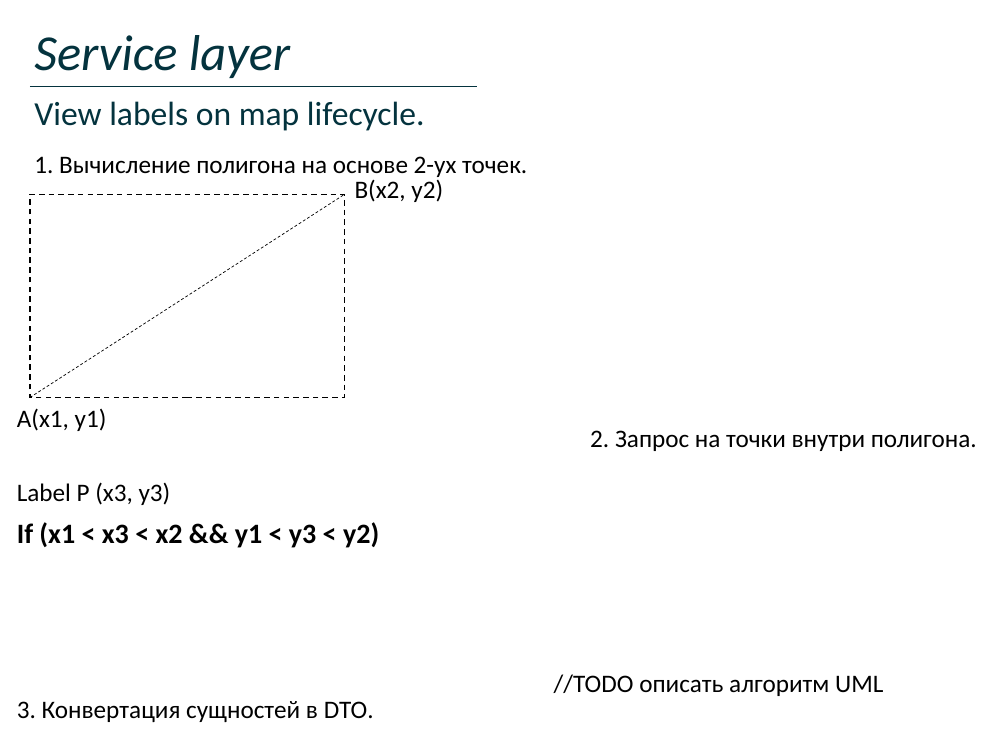
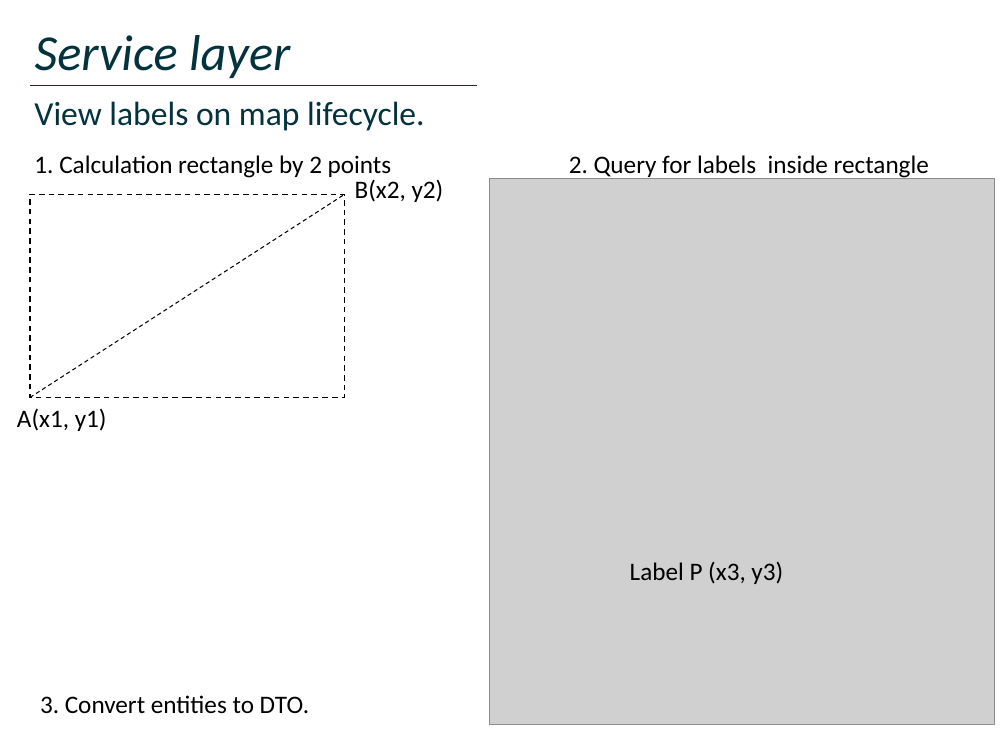
Before and after one commit to DmitriyLy/travel_portal, a slide deck: slide 15 of docs/Travel Portal.pptx (slide 13 before the commit). Drawn at 1008x756 pixels with LibreOffice and Linux fonts; fonts in the diff are those of the drawing; grey boxes stand for pictures. Boxes give left, top, right and bottom in pixels: in the first picture for what was removed or moved away, otherwise in the second. Text is boxed around its words. In the diff, an @@ line names an element or a change of style, - is before the commit and + after.

```diff
--- a/docs/Travel Portal.pptx
+++ b/docs/Travel Portal.pptx
@@ text at (34, 155, 392, 178): text changed @@
-1. Вычисление полигона на основе 2-ух точек.
+1. Calculation rectangle by 2 points
@@ picture added at (489, 178, 994, 724) @@
@@ text added at (569, 155, 929, 179), 18 pt, text #000000 @@
+2. Query for labels inside rectangle
@@ line (30, 397) - (345, 195): stroke #000000 0.5 pt dashed to #000000 0.75 pt dashed @@
@@ text removed at (590, 430, 977, 451) @@
-2. Запрос на точки внутри полигона.
@@ text removed at (17, 522, 379, 548) @@
-If (x1 < x3 < x2 && y1 < y3 < y2)
@@ text "Label P (x3, y3)": place and size @@
-text "Label P (x3, y3)" at (17, 482, 171, 505)
+text "Label P (x3, y3)" at (630, 562, 783, 584)
@@ text removed at (554, 674, 883, 696) @@
-//TODO описать алгоритм UML
@@ text at (40, 695, 309, 714): text changed @@
-3. Конвертация сущностей в DTO.
+3. Convert entities to DTO.
```
Also in this commit, not shown: 11 other slides changed, 7 slides added, 7 slides removed.
